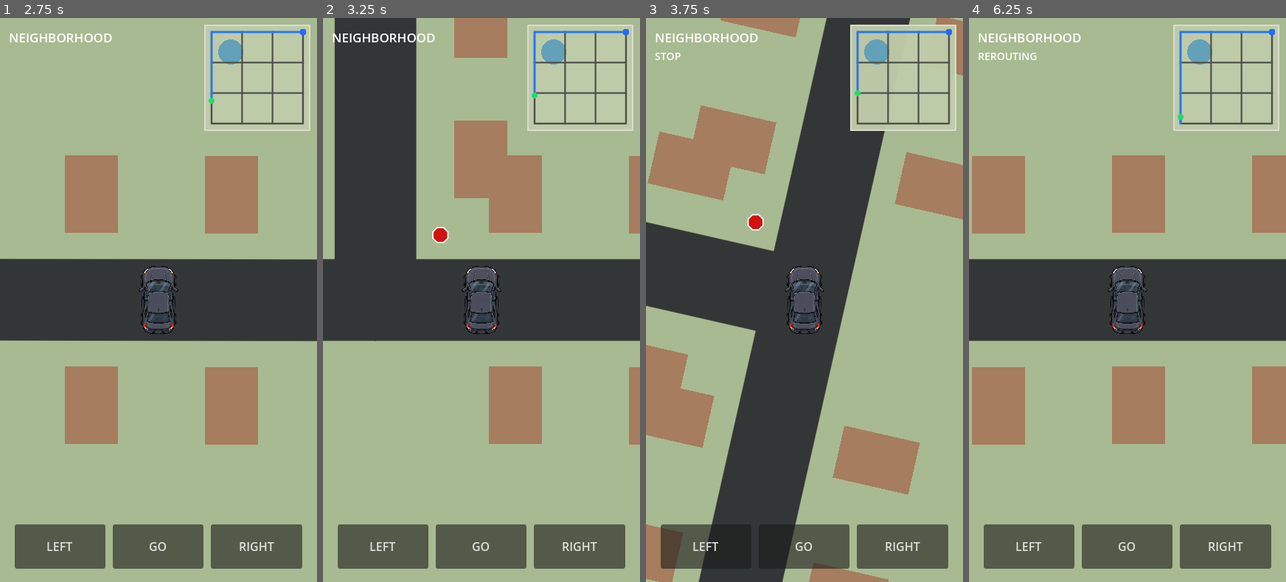
Above: before the commit, frames 1-4 (left to right).
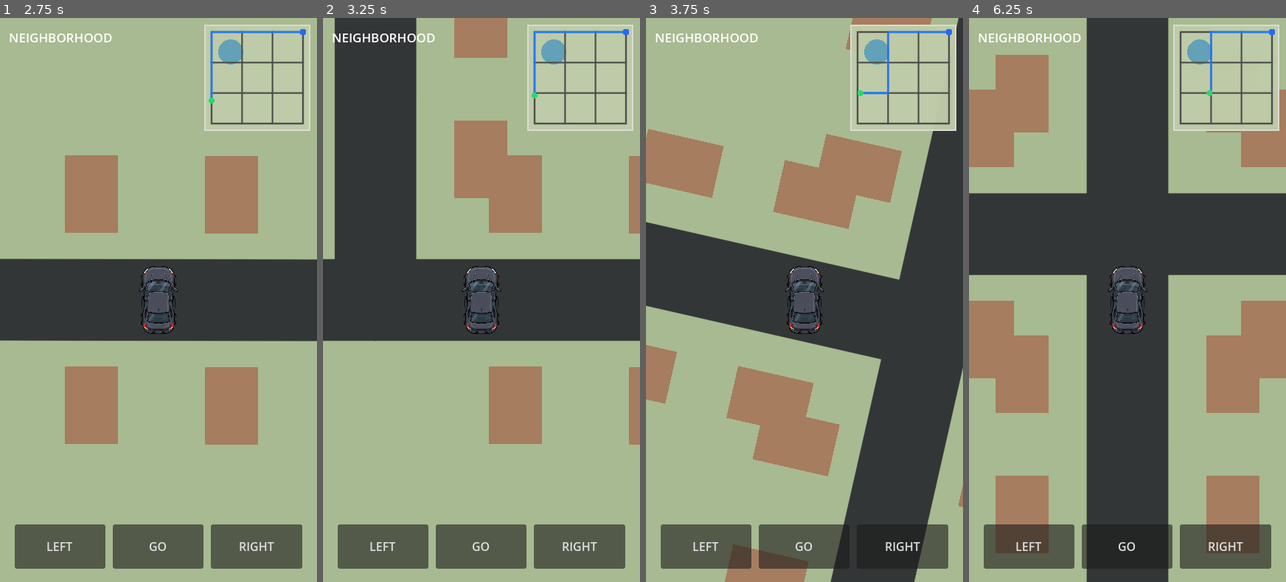
Above: after the commit, the same moments.

Repository: patrickcallahancomedy/comedian
Game: Godot game, scene res://scenes/drive/drive_module.tscn
The game is run twice, just before and just after one commit, with the same random seed, the same clock (stepped at 60 frames per second) and the same inputs.
Inputs (mouse positions are in pixels of both pictures, inside the frame that each line leads up to):
- Up to frame 1 (2.75 s): click "GO" at 0.5 s; click "GO" at 1.25 s; tap Enter (ui_accept) at 2, 2.27 s; move the mouse to (228, 271) at 2.02 s; hold Right from 2.03 s (still down); tap Space at 2.1 s; click (228, 271) at 2.17 s
- Up to frame 2 (3.25 s): release Right at 2.75 s; drag from (418, 328) to (465, 412) at 2.77 s
- Up to frame 3 (3.75 s): move the mouse to (836, 175) at 3.52 s; hold Right from 3.53 s (still down); tap Space at 3.6 s
- Up to frame 4 (6.25 s): release Right at 4.25 s; drag from (1111, 412) to (1032, 215) at 4.27 s; move the mouse to (1222, 384) at 5.02 s; hold Left 5.03-5.75 s; tap Space at 5.1 s; tap Enter (ui_accept) at 5.27 s; drag from (1032, 215) to (1079, 159) at 5.77 s

Frame 1 is identical in both runs. In frame 2, 0.1% of the frame differs, in the area x 34-40%, y 37-40%; in frame 3, 50%; in frame 4, 57%, in the area x 0-100%, y 0-100%.

Commit message:
DRIVE v0.8 simplify active route

Diff:
--- a/godot/scripts/drive/drive_profiles.gd
+++ b/godot/scripts/drive/drive_profiles.gd
@@ -1,12 +1,12 @@
 class_name DriveProfiles
 extends RefCounted
 
+# v0.8 keeps the richer v0.7 profiles below, but the playable trip is intentionally
+# only three beats: local streets -> highway -> venue district.
 const ORDER := [
 	"neighborhood",
-	"main_road",
 	"highway",
 	"downtown",
-	"parking",
 ]
 
 const BASE_SPEED := 680.0
@@ -22,8 +22,8 @@
 		"speed_scale": 1.0,
 		"road_scale": 1.0,
 		"block_scale": 1.0,
-		"stop_signs": true,
-		"auto_stop_time": 0.45,
+		"stop_signs": false,
+		"auto_stop_time": 0.0,
 		"one_way": false,
 		"grid_size": Vector2i(4, 4),
 		"entry": Vector2i(0, 3),
@@ -79,9 +79,9 @@
 		"speed_scale": 0.90,
 		"road_scale": 1.10,
 		"block_scale": 0.50,
-		"stop_signs": true,
-		"auto_stop_time": 0.35,
-		"one_way": true,
+		"stop_signs": false,
+		"auto_stop_time": 0.0,
+		"one_way": false,
 		"grid_size": Vector2i(4, 4),
 		"entry": Vector2i(0, 3),
 		"exit": Vector2i(3, 0),
